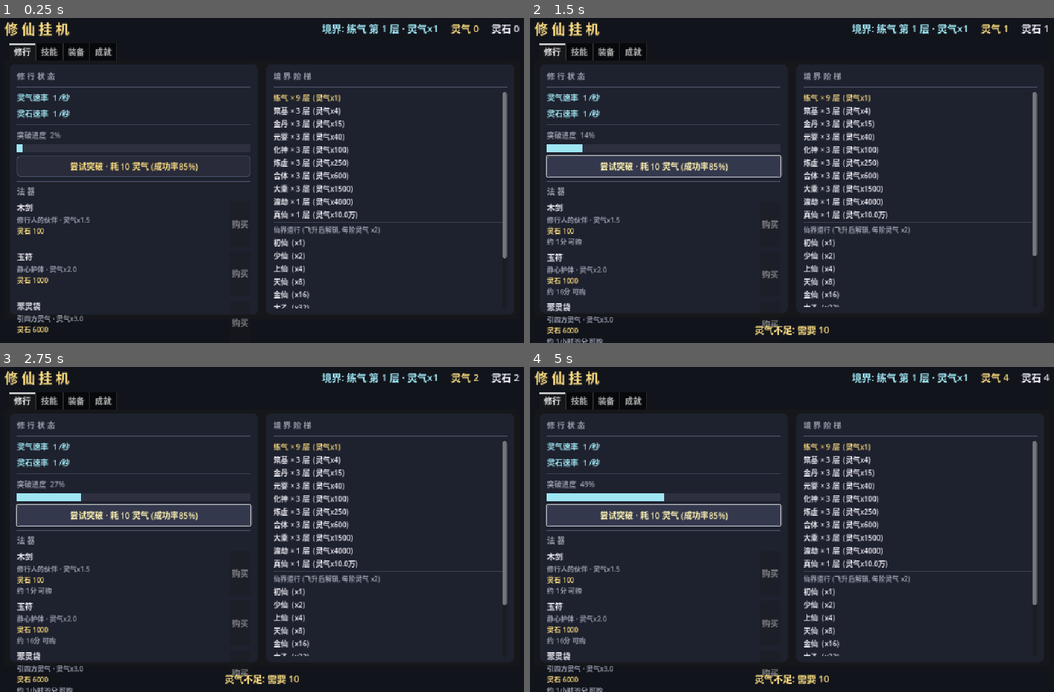
Above: before the commit, frames 1-4 (two rows, left to right).
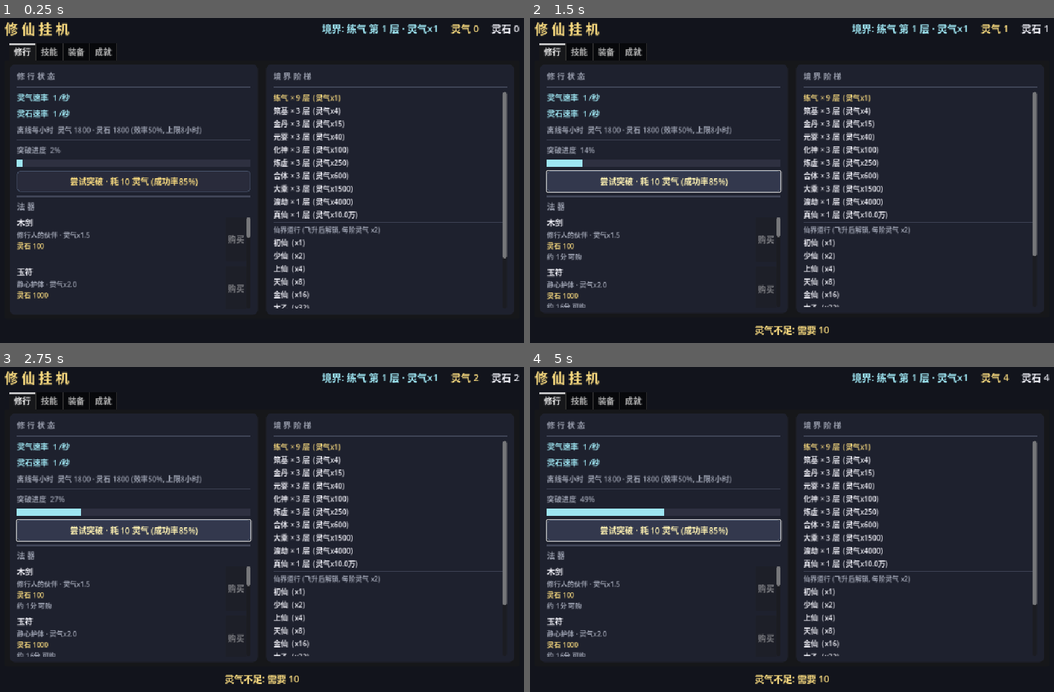
Above: after the commit, the same moments.

Repository: playerss/xiuxian-idle-godot
Game: Godot game, scene res://scenes/main.tscn
Same seed, same stepped clock (60 frames per second), same inputs: the game is played once before the commit and once after it.
Inputs:
- Up to frame 1 (0.25 s): no input
- Up to frame 2 (1.5 s): click "尝试突破 · 耗 10 灵气 (成功率85%)" at 0.5 s; click "尝试突破 · 耗 10 灵气 (成功率85%)" at 1.25 s
- Up to frame 3 (2.75 s): click "尝试突破 · 耗 10 灵气 (成功率85%)" at 2 s
- Up to frame 4 (5 s): no input

The runs differ from the first frame. In frame 1, 4.3% of the frame differs, in the area x 3-48%, y 32-97%; in frame 2, 7.2%; in frame 3, 7.4%; in frame 4, 7.8%, in the area x 3-49%, y 32-100%.

Commit message:
feat(打磨-13): 离线/挂机收益可视化 — 修行页显示每小时离线可得资源(道行/灵气+灵石+效率%+上限8小时), 飞升后主资源文案改道行, tooltip 说明收益构成; GameData.offline_gain/offline_hourly/offline_hourly_text, UI 仅文本变化时刷; 顺带法器列表包进滚动容器防低分辨率溢出; 自测 200 项全过, 主场景 headless 0 错误

Diff:
--- a/scripts/game_data.gd
+++ b/scripts/game_data.gd
@@ -206,6 +206,30 @@
 
 func offline_rate() -> float:
 	return clampf(OFFLINE_BASE_RATE * (1.0 + passive_bonus("offline_rate") + equip_bonus("offline_rate")), 0.0, 1.0)
+
+# ---------- 打磨-13: 离线/挂机收益可视化 ----------
+
+# 指定秒数的离线收益 (基础效率 50% + 功法/装备, 上限 8 小时; 飞升后 qi 计为道行)
+func offline_gain(sec: float) -> Dictionary:
+	var s := minf(maxf(sec, 0.0), OFFLINE_CAP_SEC)
+	var r: float = offline_rate()
+	return {
+		"sec": s,
+		"rate": r,
+		"qi": qi_per_sec() * s * r,
+		"stone": stone_per_sec() * s * r,
+		"capped": sec > OFFLINE_CAP_SEC,
+	}
+
+# 每小时离线收益 (修行页展示)
+func offline_hourly() -> Dictionary:
+	return offline_gain(3600.0)
+
+# 离线每小时文本 (修行页; 飞升后主资源为道行)
+func offline_hourly_text() -> String:
+	var h := offline_hourly()
+	return "离线每小时  %s %s · 灵石 %s (效率%0.0f%%, 上限8小时)" % [
+		"道行" if ascended else "灵气", fmt(float(h["qi"])), fmt(float(h["stone"])), float(h["rate"]) * 100.0]
 
 # ================= 成就 (打磨-6: 数据驱动, Steam 上报) =================
 
--- a/scripts/main.gd
+++ b/scripts/main.gd
@@ -15,6 +15,8 @@
 var _stones_label: Label
 var _qi_label: Label
 var _stone_rate_label: Label
+var _offline_label: Label      # 打磨-13: 离线每小时收益 (修行页)
+var _offline_text := ""        # 离线文本缓存 (变化时才刷)
 var _progress_label: Label
 var _bar_bg: ColorRect
 var _bar_fill: ColorRect
@@ -164,6 +166,10 @@
 	left.add_child(_qi_label)
 	_stone_rate_label = _label("灵石速率  0 /秒", 15, CYAN)
 	left.add_child(_stone_rate_label)
+	# 打磨-13: 离线/挂机收益可视化 (每小时离线可得资源)
+	_offline_label = _label("", 14, DIM)
+	left.add_child(_offline_label)
+	_offline_label.tooltip_text = "离线收益 = 当前速率 x 离线效率 (基础50% + 功法/装备加成), 上限 8 小时。关闭游戏后继续积累, 重新进入时发放。\n飞升后离线主资源计入道行。"
 	left.add_child(_sep())
 	_progress_label = _label("突破进度  0%", 14, DIM)
 	left.add_child(_progress_label)
@@ -181,9 +187,15 @@
 	left.add_child(_break_btn)
 	left.add_child(_sep())
 	left.add_child(_label("法 器", 15, DIM))
+	# 打磨-13: 法器列表可滚动 (10 件避免低分辨率下超出屏幕)
+	var shop_scroll := ScrollContainer.new()
+	shop_scroll.size_flags_vertical = Control.SIZE_EXPAND_FILL
+	shop_scroll.horizontal_scroll_mode = ScrollContainer.SCROLL_MODE_DISABLED
+	left.add_child(shop_scroll)
 	_shop_box = VBoxContainer.new()
+	_shop_box.size_flags_horizontal = Control.SIZE_EXPAND_FILL
 	_shop_box.add_theme_constant_override("separation", 10)
-	left.add_child(_shop_box)
+	shop_scroll.add_child(_shop_box)
 	for it in GameData.ITEMS:
 		_add_shop_row(it)
 
@@ -521,6 +533,11 @@
 	var rate_txt := g.fmt(g.qi_per_sec())
 	_qi_label.text = ("道行速率  %s /秒" if g.ascended else "灵气速率  %s /秒") % rate_txt
 	_stone_rate_label.text = "灵石速率  %s /秒" % g.fmt(g.stone_per_sec())
+	# 打磨-13: 离线每小时收益 (文本变化时才刷)
+	var off_t: String = g.offline_hourly_text()
+	if off_t != _offline_text:
+		_offline_text = off_t
+		_offline_label.text = off_t
 	_progress_label.text = ("道行进度  %d%%" if g.ascended else "突破进度  %d%%") % int(g.breakthrough_progress())
 	_bar_fill.size = Vector2(_bar_bg.size.x * g.breakthrough_progress() / 100.0, _bar_bg.size.y)
 	if g.ascended:
--- a/scripts/selftest.gd
+++ b/scripts/selftest.gd
@@ -509,6 +509,46 @@
 	check(g.fmt_time(45.0) == "不足1分", "fmt_time 短时长 (实际 %s)" % g.fmt_time(45.0))
 	check(g.fmt_time(7200.0) == "2小时0分", "fmt_time 小时档回归 (实际 %s)" % g.fmt_time(7200.0))
 
+	# ---------- 打磨-13: 离线/挂机收益可视化 (offline_gain / offline_hourly) ----------
+	# 当前受控状态: 无加成, 练气, 未飞升, qi/stone 速率均为 1.0/秒, 离线效率 50%
+	var og: Dictionary = g.offline_gain(3600.0)
+	check(absf(float(og["qi"]) - 1800.0) < 1e-6, "offline_gain 1h 灵气 = 速率x3600x0.5 = 1800 (实际 %s)" % g.fmt(float(og["qi"])))
+	check(absf(float(og["stone"]) - 1800.0) < 1e-6, "offline_gain 1h 灵石 = 1800 (实际 %s)" % g.fmt(float(og["stone"])))
+	check(float(og["sec"]) == 3600.0 and bool(og["capped"]) == false, "offline_gain 未封顶")
+	check(absf(float(g.offline_hourly()["qi"]) - float(og["qi"])) < 1e-9, "offline_hourly == offline_gain(3600)")
+	# 上限 8 小时: 超长离线按 8h 计
+	var ogc: Dictionary = g.offline_gain(999999.0)
+	check(absf(float(ogc["sec"]) - g.OFFLINE_CAP_SEC) < 1e-9, "offline_gain 超长按上限 8h (实际 %s)" % g.fmt(float(ogc["sec"])))
+	check(bool(ogc["capped"]) == true, "offline_gain 超长按 capped=true")
+	check(absf(float(ogc["qi"]) - 14400.0) < 1e-6, "offline_gain 封顶 8h 灵气 = 14400 (实际 %s)" % g.fmt(float(ogc["qi"])))
+	check(absf(float(g.offline_gain(0.0)["qi"])) < 1e-9, "offline_gain 0 秒收益为 0")
+	check(absf(float(g.offline_gain(-5.0)["qi"])) < 1e-9, "offline_gain 负秒按 0 处理")
+	var oht: String = g.offline_hourly_text()
+	check(oht.find("灵气 1800") >= 0 and oht.find("灵石 1800") >= 0 and oht.find("50%") >= 0 and oht.find("上限8小时") >= 0, "offline_hourly_text 未飞升含灵气/灵石/效率/上限 (实际 %s)" % oht)
+	# 离线效率加成: 解锁并学习一个 offline_rate 被动 (最低为筑基第 2 层 divine_1_1), 小时收益随之提升
+	g.realm_idx = 1
+	g.layer = 2
+	var off_skill := "divine_1_1"
+	check(g.skill_by_id.has(off_skill) and str(g.skill_by_id[off_skill]["effect"]) == "offline_rate", "divine_1_1 为 offline_rate 被动 (实际 %s)" % str(g.skill_by_id.get(off_skill, {}).get("effect", "")))
+	check(g.can_learn(off_skill), "筑基第 2 层可学离线功法")
+	var rate_pre: float = g.offline_rate()
+	var qi_pre13: float = g.qi_per_sec()
+	g.learn_skill(off_skill)
+	check(g.offline_rate() > rate_pre, "学习离线功法后 offline_rate 提升 (实际 %0.2f%%)" % (g.offline_rate() * 100.0))
+	check(g.offline_hourly()["qi"] > qi_pre13 * 3600.0 * rate_pre, "离线小时收益随效率提升")
+	g.realm_idx = 0
+	g.layer = 1
+	# 飞升后文案主资源改为道行 (不改变数值, 仅资源名; 同状态取基准)
+	var oht_pre: String = g.offline_hourly_text()
+	var oq_pre: float = float(g.offline_hourly()["qi"])
+	g.ascended = true
+	var oht_up: String = g.offline_hourly_text()
+	check(oht_up.find("道行") >= 0 and oht_up.find("灵气") < 0, "offline_hourly_text 飞升后为道行 (实际 %s)" % oht_up)
+	check(absf(float(g.offline_hourly()["qi"]) - oq_pre) < 1e-9, "飞升不改变离线数值 (仅资源名)")
+	g.ascended = false
+	check(g.offline_hourly_text() == oht_pre, "恢复未飞升后文案复原")
+	check(g.learned.has(off_skill), "offline_rate 功法保留 (供存档往返节断言无副作用)")
+
 	# ---------- 汇报 ----------
 	print("")
 	if _fail.is_empty():
Not shown, changed: PROJECT_PLAN.md
